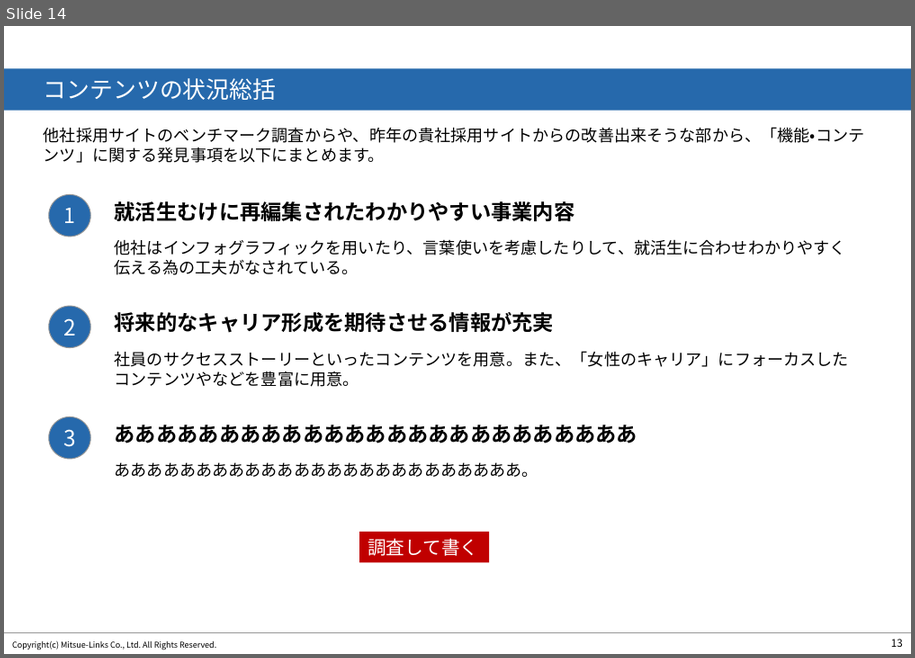
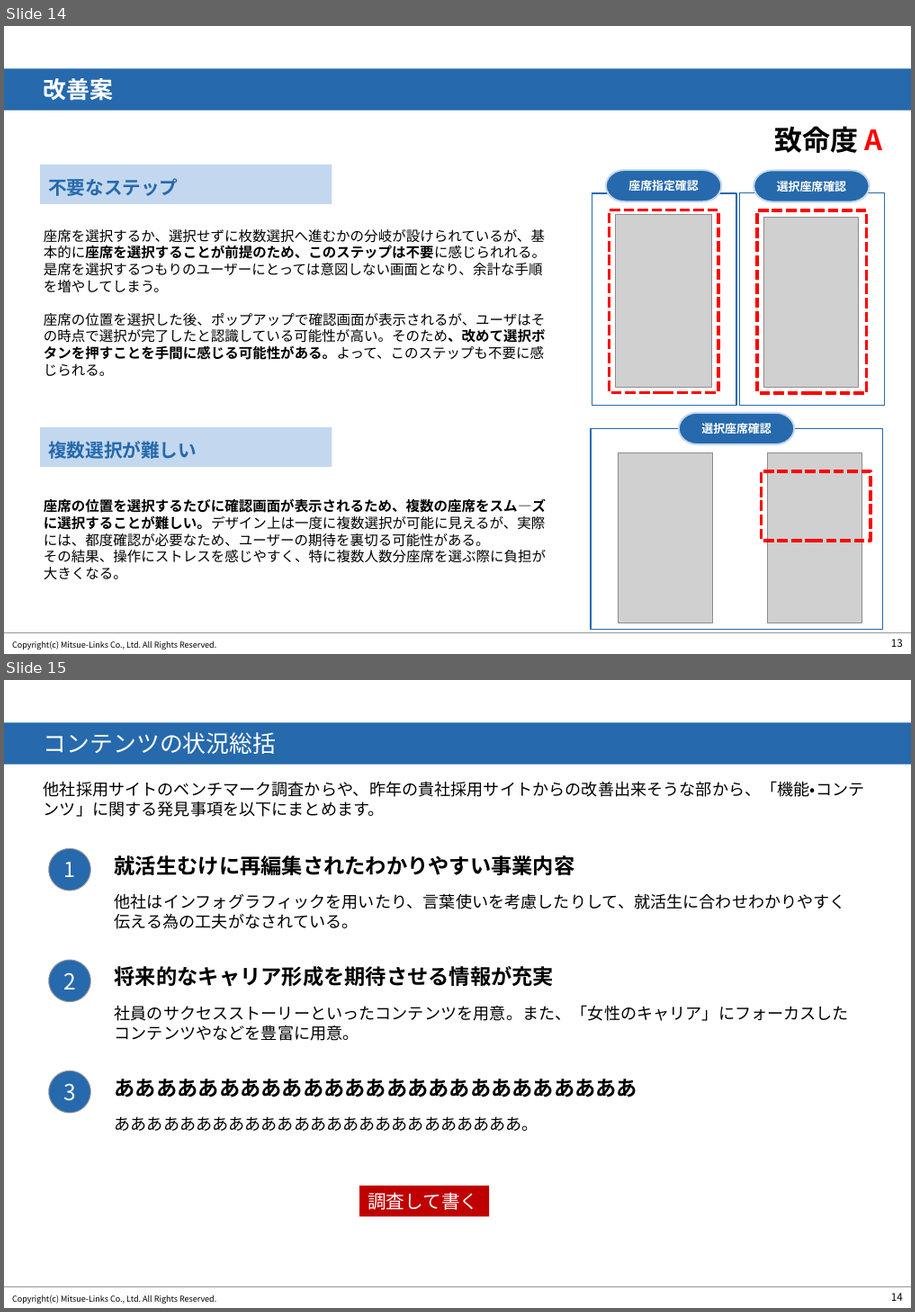
Before and after one commit to sakitama14/TheOdinProject, a slide deck: 調査報告書.pptx. Shown one above the other, each under a label of ours: slide 14 before the commit, slides 14 and 15 after it. The pictures are 915x658 and 915x1312 pixels, drawn with LibreOffice and Linux fonts; fonts in the diff are those of the drawing; grey boxes stand for pictures; background and template pictures are left out. Boxes give left, top, right and bottom in pixels: in the first picture for what was removed or moved away, otherwise in the second. Text is boxed around its words. In the diff, an @@ line names an element or a change of style, - is before the commit and + after.

```diff
--- a/調査報告書.pptx
+++ b/調査報告書.pptx
@@ slide 14 added at <box>4,26,911,654</box>, background #FFFFFF; not listed: 3 template elements that a slide beside it also shows @@
@@ text added at <box>4,68,911,111</box>, fill #2669AC, 20 pt, text #FFFFFF, bold @@
+改善案
@@ text added at <box>774,126,882,153</box>, 24 pt, text #000000, bold @@
+致命度 A
@@ rectangle added at <box>40,165,332,203</box>, fill #C3D8EF @@
@@ text added at <box>48,178,178,196</box>, 16 pt, text #2669AC, bold @@
+不要なステップ
@@ pill shape added at <box>606,170,722,202</box>, fill #2669AC, outline #C3D8EF 1.5 pt, 10 pt, text #FFFFFF, bold @@
+座席指定確認
@@ pill shape added at <box>755,170,870,202</box>, fill #2669AC, outline #C3D8EF 1.5 pt, 10 pt, text #FFFFFF, bold @@
+選択座席確認
@@ rectangle added at <box>592,193,737,406</box>, outline #2669AC 1 pt @@
@@ rectangle added at <box>610,210,719,393</box>, outline #FF0000 3 pt dashed @@
@@ rectangle added at <box>740,192,885,405</box>, outline #2669AC 1 pt @@
@@ rectangle added at <box>758,210,867,393</box>, outline #FF0000 3 pt dashed @@
@@ text added at <box>44,229,546,376</box>, 12 pt, text #000000 @@
+座席を選択するか、選択せずに枚数選択へ進むかの分岐が設けられているが、基本的に座席を選択することが前提のため、このステップは不要に感じられれる。
+是席を選択するつもりのユーザーにとっては意図しない画面となり、余計な手順を増やしてしまう。
+座席の位置を選択した後、ポップアップで確認画面が表示されるが、ユーザはその時点で選択が完了したと認識している可能性が高い。そのため、改めて選択ボタンを押すことを手間に感じる可能性がある。よって、このステップも不要に感じられる。
@@ picture added at <box>616,215,712,388</box> @@
@@ picture added at <box>764,218,859,388</box> @@
@@ rectangle added at <box>40,427,332,467</box>, fill #C3D8EF @@
@@ rectangle added at <box>591,429,883,630</box>, outline #2669AC 1 pt @@
@@ pill shape added at <box>679,413,795,444</box>, fill #2669AC, outline #C3D8EF 1.5 pt, 10 pt, text #FFFFFF, bold @@
+選択座席確認
@@ text added at <box>48,441,197,459</box>, 16 pt, text #2669AC, bold @@
+複数選択が難しい
@@ picture added at <box>619,454,713,624</box> @@
@@ picture added at <box>768,454,863,624</box> @@
@@ rectangle added at <box>761,472,870,541</box>, outline #FF0000 3 pt dashed @@
@@ text added at <box>44,498,546,580</box>, 12 pt, text #000000 @@
+座席の位置を選択するたびに確認画面が表示されるため、複数の座席をスム―ズに選択することが難しい。デザイン上は一度に複数選択が可能に見えるが、実際には、都度確認が必要なため、ユーザーの期待を裏切る可能性がある。
+その結果、操作にストレスを感じやすく、特に複数人数分座席を選ぶ際に負担が大きくなる。
@@ what was slide 14 is now slide 15 @@
@@ page number at <box>891,1293,903,1301</box>: text changed @@
-13
+14
```
Also in this commit, not shown: 3 slides changed, 3 other slides added, 3 slides removed.
